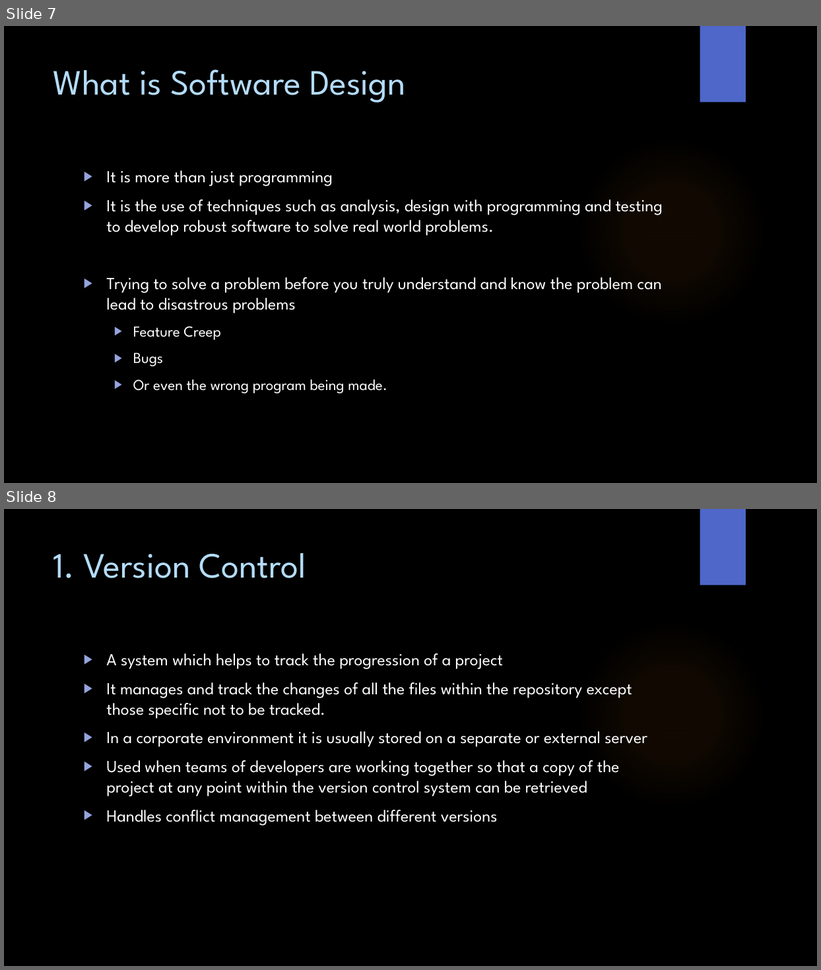
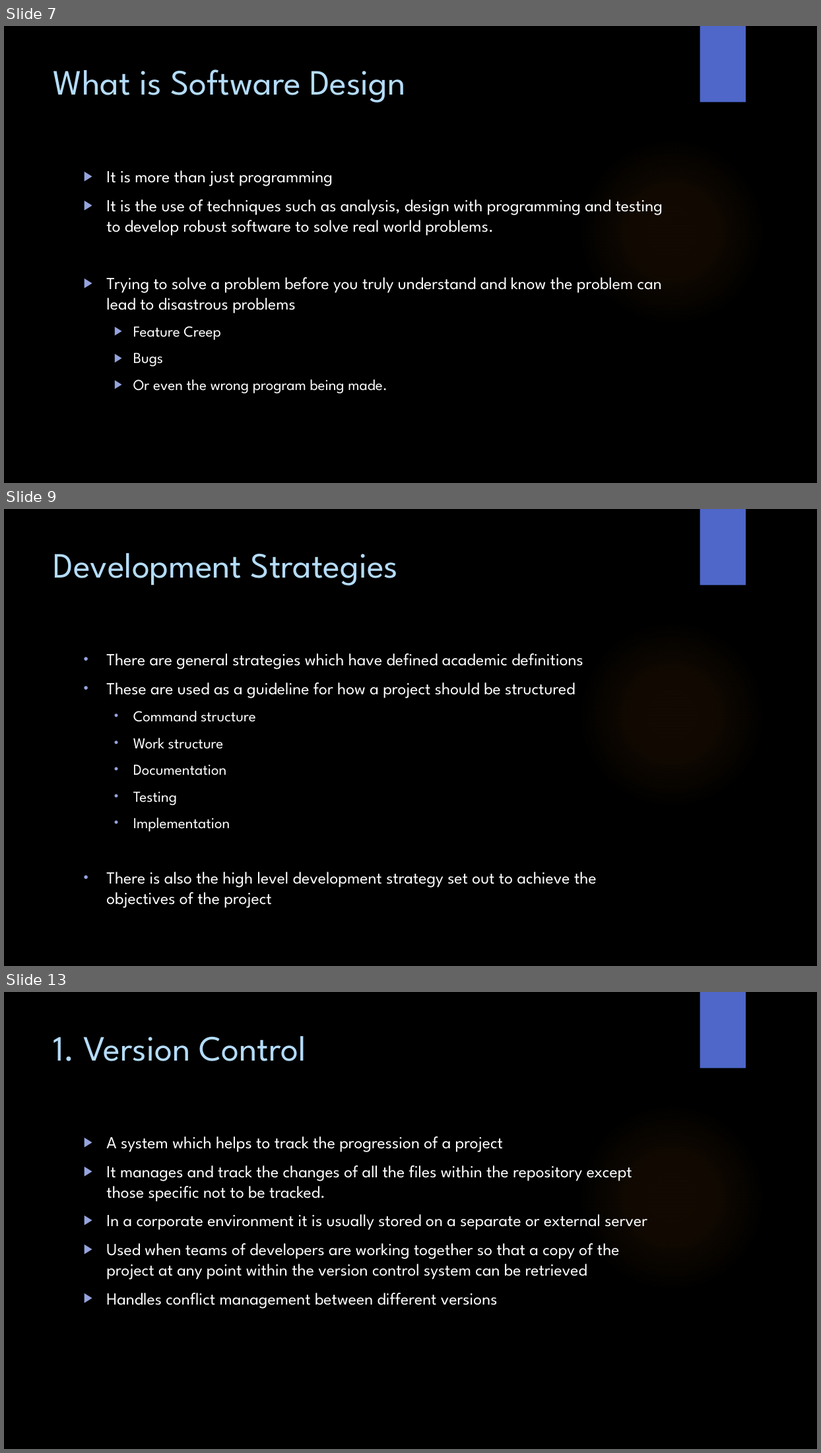
Before and after one commit to WitsSoftDev/SoftDev2016, a slide deck: Session 1/Softdev Session 1 2016.pptx. Shown one above the other, each under a label of ours: slides 7 and 8 before the commit, slides 7, 9 and 13 after it; the slides between them are not shown. The pictures are 821x970 and 821x1453 pixels, drawn with LibreOffice and Linux fonts; fonts in the diff are those of the drawing; background and template pictures are left out. Boxes give left, top, right and bottom in pixels: in the first picture for what was removed or moved away, otherwise in the second. Text is boxed around its words. In the diff, an @@ line names an element or a change of style, - is before the commit and + after.

```diff
--- a/Session 1/Softdev Session 1 2016.pptx
+++ b/Session 1/Softdev Session 1 2016.pptx
@@ slide 9 added at (x1=4, y1=509, x2=817, y2=966), background picture (left out); not listed: 2 template elements that a slide beside it also shows @@
@@ title added at (x1=54, y1=553, x2=398, y2=586), 42 pt, text #B4DCFA @@
+Development Strategies
@@ text added at (x1=106, y1=654, x2=597, y2=908), 20 pt, text #FFFFFF @@
+• There are general strategies which have defined academic definitions
+• These are used as a guideline for how a project should be structured
+  • Command structure
+  • Work structure
+  • Documentation
+  • Testing
+  • Implementation
+• There is also the high level development strategy set out to achieve the objectives of the project
@@ what was slide 8 is now slide 13 @@
```
Also in this commit, not shown: 5 other slides added, 1 other file.
